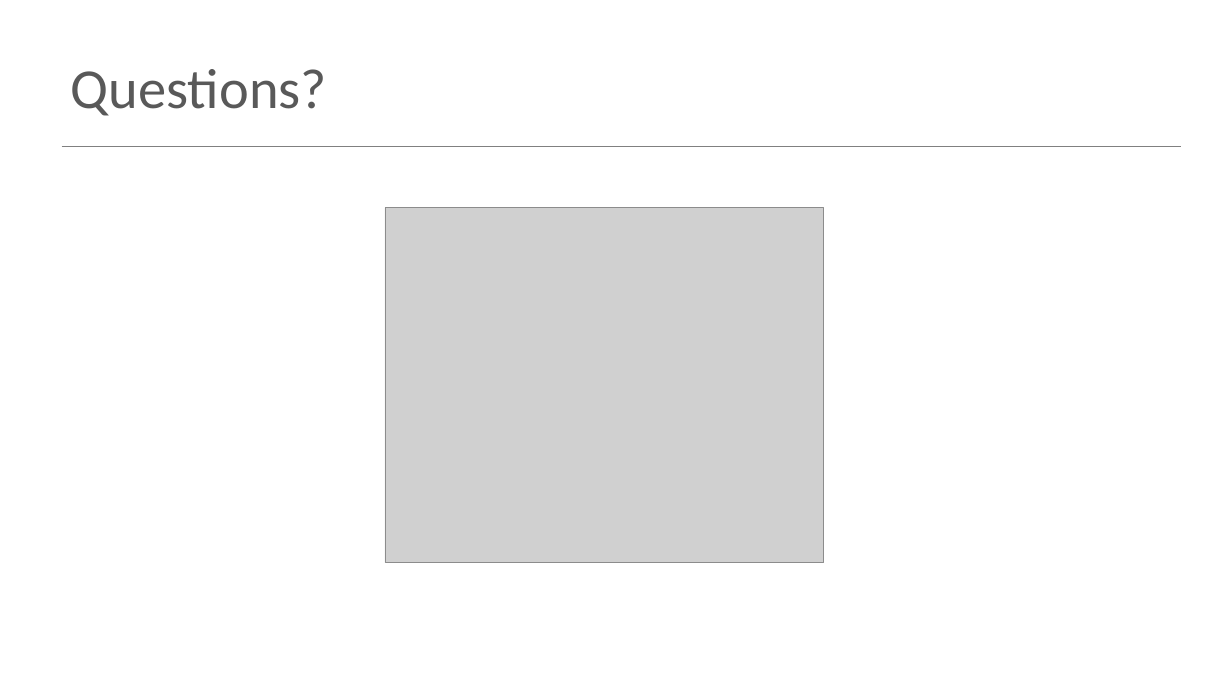
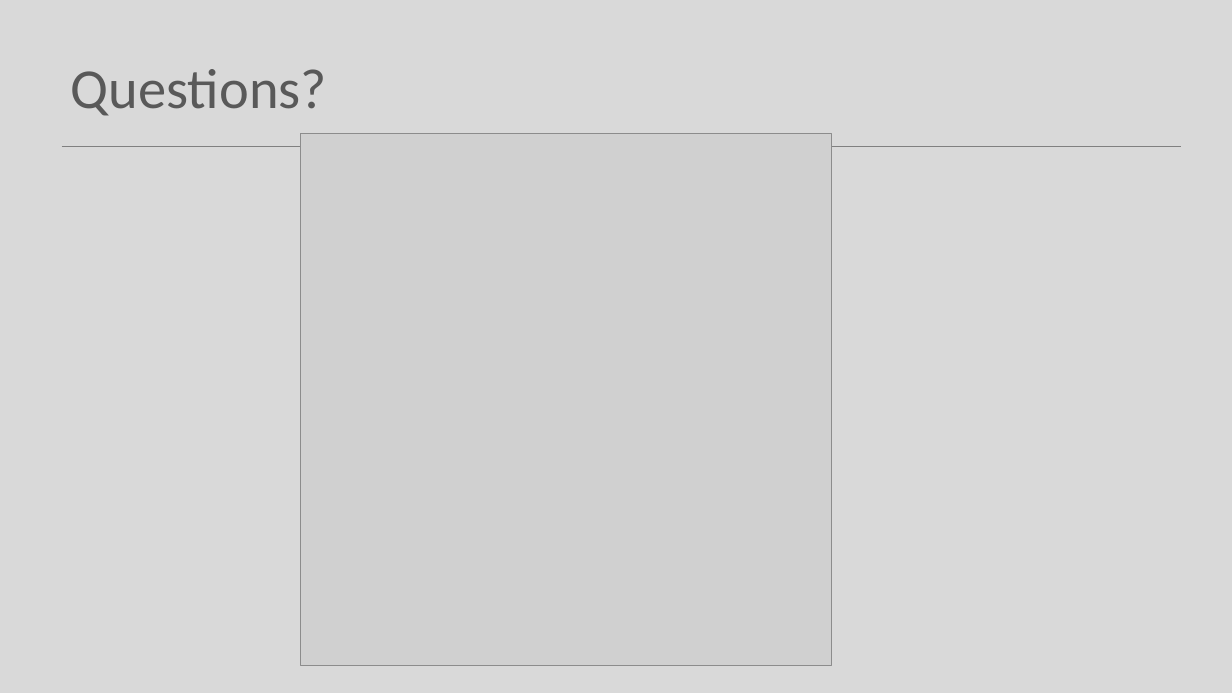
Before and after one commit to Programming-Fundamentals-SETU/prog-fund-1-sept-25, a slide deck: slide 23 of topic08-arrays-of-objects/unit-1/talk-3-array-product/c-array-product.pptx. Drawn at 1232x693 pixels with LibreOffice and Linux fonts; fonts in the diff are those of the drawing; grey boxes stand for pictures. Boxes give left, top, right and bottom in pixels: in the first picture for what was removed or moved away, otherwise in the second. Text is boxed around its words. In the diff, an @@ line names an element or a change of style, - is before the commit and + after.

```diff
--- a/topic08-arrays-of-objects/unit-1/talk-3-array-product/c-array-product.pptx
+++ b/topic08-arrays-of-objects/unit-1/talk-3-array-product/c-array-product.pptx
@@ background #FFFFFF to #D9D9D9 @@
@@ picture: place and size @@
-picture at <box>385,208,824,563</box>
+picture at <box>300,134,832,665</box>
```
Also in this commit, not shown: 22 other slides changed, 14 other files.
